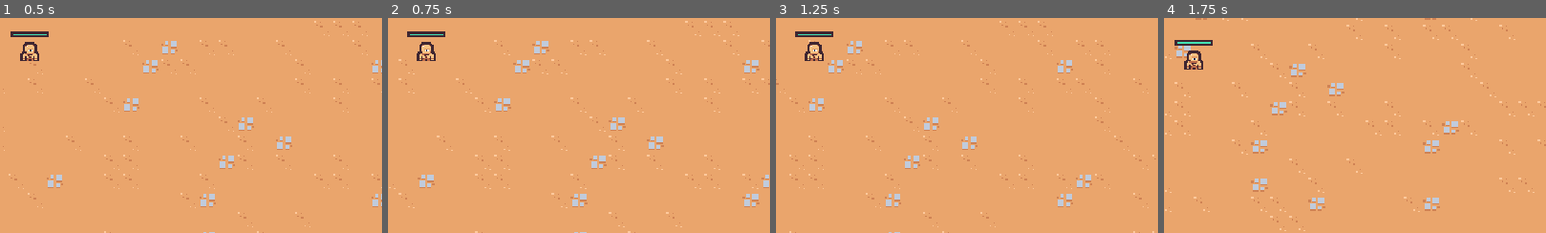
Above: before the commit, frames 1-4 (left to right).
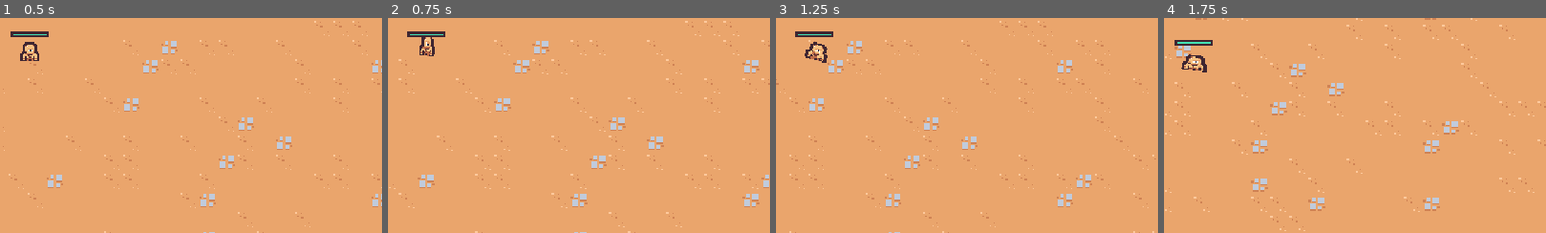
Above: after the commit, the same moments.

Repository: tiannahenrylewis/GodotCrashCourse
Game: Godot game, scene res://Scenes/Main/main.tscn
Same seed, same stepped clock (60 frames per second), same inputs: the game is played once before the commit and once after it.
Inputs (mouse positions are % of the whole screen's width and height, from its top left):
- Up to frame 1 (0.5 s): no input
- Up to frame 2 (0.75 s): move the mouse to (72, 45) at 0.52 s; press the mouse at (72, 45) at 0.53 s; hold D (move_right) from 0.53 s (still down)
- Up to frame 3 (1.25 s): keep holding D (move_right)
- Up to frame 4 (1.75 s): move the mouse to (30, 55) at 1.27 s; release D (move_right) at 1.28 s; release the mouse at (30, 55) at 1.28 s; hold S (move_down) from 1.28 s (still down); click (30, 55) at 1.35 s
The pictures show only the part of the screen within x 46-96%, y 40-90%; the shares and areas given below are measured in that part.

Frame 1 is identical in both runs. In frame 2, 0.4% of the frame differs, in the area x 7-13%, y 8-20%; in frame 3, 0.3%; in frame 4, 0.4%, in the area x 4-12%, y 15-26%.

Commit message:
S3: Player Animation

Diff:
--- a/Scenes/GameObject/Player/player.gd
+++ b/Scenes/GameObject/Player/player.gd
@@ -7,6 +7,8 @@
 @onready var health_component = $HealthComponent
 @onready var health_bar = $HealthBar
 @onready var abilities = $Abilities
+@onready var animation_player = $AnimationPlayer
+@onready var visuals = $Visuals
 
 var number_colliding_bodies = 0
 
@@ -28,6 +30,17 @@
 	var target_velocity = direction * MAX_SPEED
 	velocity = velocity.lerp(target_velocity, 1 - exp(-delta * ACCELERATION_SMOOTHING))
 	move_and_slide()
+
+	if movement_vector.x != 0 || movement_vector.y != 0:
+		animation_player.play("walk")
+	else:
+		animation_player.play("RESET")
+
+	var move_sign = sign(movement_vector.x)
+	if move_sign == 0:
+		visuals.scale = Vector2.ONE
+	else:
+		visuals.scale = Vector2(move_sign, 1)
 
 
 func get_movement_vector():
--- a/Scenes/GameObject/Player/player.tscn
+++ b/Scenes/GameObject/Player/player.tscn
@@ -1,9 +1,95 @@
-[gd_scene load_steps=10 format=3 uid="uid://djrod1rir3pel"]
+[gd_scene load_steps=13 format=3 uid="uid://djrod1rir3pel"]
 
 [ext_resource type="Script" path="res://Scenes/GameObject/Player/player.gd" id="1_1qqnu"]
 [ext_resource type="Texture2D" uid="uid://yvjx28b0j31w" path="res://Scenes/GameObject/Player/player.png" id="1_v0im7"]
 [ext_resource type="PackedScene" uid="uid://cu2xogii0nmi0" path="res://Scenes/Component/health_component.tscn" id="2_5ivuk"]
 [ext_resource type="PackedScene" uid="uid://coyf4gnst42rj" path="res://Scenes/Ability/Controllers/SwordAbility/sword_ability_controller.tscn" id="2_7dofh"]
+
+[sub_resource type="Animation" id="Animation_u6vtx"]
+resource_name = "walk"
+length = 0.4
+loop_mode = 1
+tracks/0/type = "value"
+tracks/0/imported = false
+tracks/0/enabled = true
+tracks/0/path = NodePath("Visuals/Sprite2D:position")
+tracks/0/interp = 2
+tracks/0/loop_wrap = true
+tracks/0/keys = {
+"times": PackedFloat32Array(0, 0.1, 0.3),
+"transitions": PackedFloat32Array(1, 1, 1),
+"update": 0,
+"values": [Vector2(0, 0), Vector2(2.08165e-12, -5), Vector2(1.18889e-08, 4.76837e-07)]
+}
+tracks/1/type = "value"
+tracks/1/imported = false
+tracks/1/enabled = true
+tracks/1/path = NodePath("Visuals/Sprite2D:rotation")
+tracks/1/interp = 2
+tracks/1/loop_wrap = true
+tracks/1/keys = {
+"times": PackedFloat32Array(0, 0.1, 0.2, 0.4),
+"transitions": PackedFloat32Array(1, 1, 1, 1),
+"update": 0,
+"values": [0.0, -0.261799, 0.261799, 0.0]
+}
+tracks/2/type = "value"
+tracks/2/imported = false
+tracks/2/enabled = true
+tracks/2/path = NodePath("Visuals/Sprite2D:scale")
+tracks/2/interp = 2
+tracks/2/loop_wrap = true
+tracks/2/keys = {
+"times": PackedFloat32Array(0, 0.1, 0.3, 0.4),
+"transitions": PackedFloat32Array(0.75, 2.65, 1, 1),
+"update": 0,
+"values": [Vector2(1, 1), Vector2(0.8, 1.1), Vector2(1.5, 0.7), Vector2(1, 1)]
+}
+
+[sub_resource type="Animation" id="Animation_hvcv6"]
+length = 0.001
+tracks/0/type = "value"
+tracks/0/imported = false
+tracks/0/enabled = true
+tracks/0/path = NodePath("Visuals/Sprite2D:position")
+tracks/0/interp = 1
+tracks/0/loop_wrap = true
+tracks/0/keys = {
+"times": PackedFloat32Array(0),
+"transitions": PackedFloat32Array(1),
+"update": 0,
+"values": [Vector2(0, 0)]
+}
+tracks/1/type = "value"
+tracks/1/imported = false
+tracks/1/enabled = true
+tracks/1/path = NodePath("Visuals/Sprite2D:rotation")
+tracks/1/interp = 1
+tracks/1/loop_wrap = true
+tracks/1/keys = {
+"times": PackedFloat32Array(0),
+"transitions": PackedFloat32Array(1),
+"update": 0,
+"values": [0.0]
+}
+tracks/2/type = "value"
+tracks/2/imported = false
+tracks/2/enabled = true
+tracks/2/path = NodePath("Visuals/Sprite2D:scale")
+tracks/2/interp = 1
+tracks/2/loop_wrap = true
+tracks/2/keys = {
+"times": PackedFloat32Array(0),
+"transitions": PackedFloat32Array(1),
+"update": 0,
+"values": [Vector2(1, 1)]
+}
+
+[sub_resource type="AnimationLibrary" id="AnimationLibrary_3wsq6"]
+_data = {
+"RESET": SubResource("Animation_hvcv6"),
+"walk": SubResource("Animation_u6vtx")
+}
 
 [sub_resource type="StyleBoxFlat" id="StyleBoxFlat_xu2mf"]
 bg_color = Color(0.247059, 0.14902, 0.192157, 1)
@@ -29,6 +115,11 @@
 collision_layer = 0
 motion_mode = 1
 script = ExtResource("1_1qqnu")
+
+[node name="AnimationPlayer" type="AnimationPlayer" parent="."]
+libraries = {
+"": SubResource("AnimationLibrary_3wsq6")
+}
 
 [node name="HealthComponent" parent="." instance=ExtResource("2_5ivuk")]
 
@@ -72,7 +163,9 @@
 shape = SubResource("CircleShape2D_cvp44")
 debug_color = Color(0.831373, 0.392157, 0.121569, 0.419608)
 
-[node name="Sprite2D" type="Sprite2D" parent="."]
+[node name="Visuals" type="Node2D" parent="."]
+
+[node name="Sprite2D" type="Sprite2D" parent="Visuals"]
 texture = ExtResource("1_v0im7")
 offset = Vector2(2.08165e-12, -8)
 
